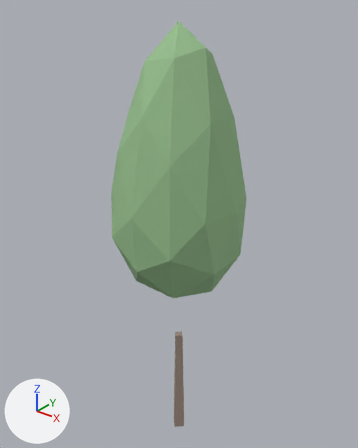
What one commit did to the glTF model web/public/models/tree-conifer-b-far.glb.
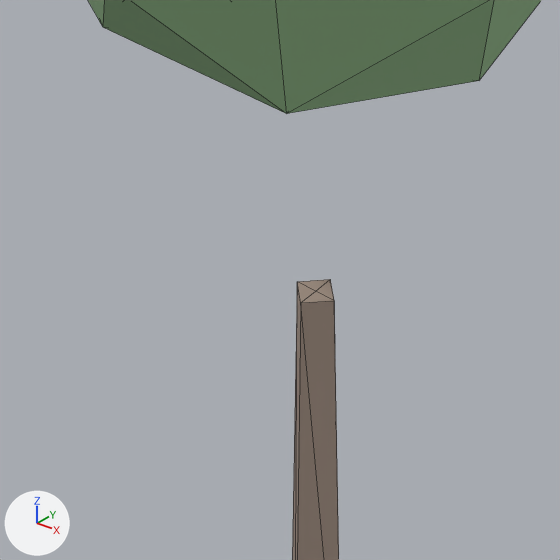
There are two pictures of each version: one whole from a 50 mm lens placed at (0.606, -0.758, 1.06), pointed at (-0.022, 0.027, 0.574), one close up on the part from 32% to 64% of the width and 62% to 87% of the height. Arrows for +X, +Y and +Z are at lower left; the lights stay in place. The first two pictures are the older version. The close-ups show mesh edges as thin lines. Vertices at exactly the same position are counted once.

Objects in the first close-up: 'tree-conifer-b-far'.
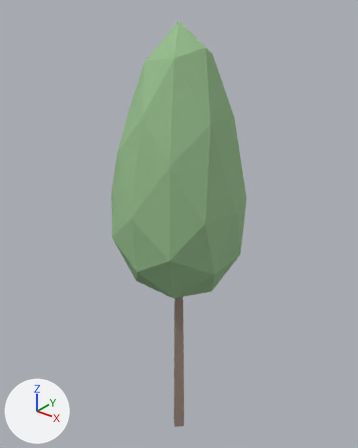
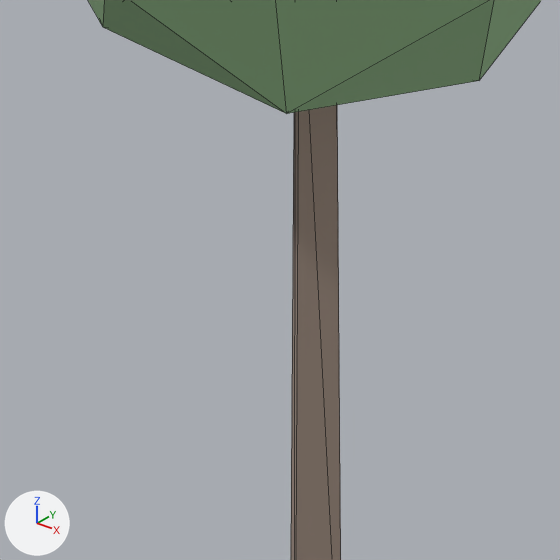
Where the change shows, as pixel boxes [x1, y1, x2, y2] in the close-ups (560 x 560 px; the box of a moved part takes in the faces that stretch with it):
part 1 of me_tree_conifer_b_far, moved or reshaped
    before: [292, 279, 339, 560]
    after: [291, 105, 341, 560]

Edits to the bpy script that builds the scene:
```text
Change me_tree_conifer_b_far:
    where me_tree_conifer_b_far.from_pydata(...)  # 52 vertices, 96 faces; spans x -0.143..0.145, y -0.147..0.145, z 0.0..1.0
    used by ob_tree_conifer_b_far; location = (0.0, 0.0, 0.0)
    before: 1 (0.001, -0.014, 0.297) at pixel (300, 302), 3 (0.013, -0.002, 0.297) at pixel (334, 300), 4 (0.001, -0.002, 0.297) at pixel (315, 291), 6 (-0.01, -0.002, 0.297) at pixel (297, 281), 8 (0.001, 0.009, 0.297) at pixel (330, 279)
    me_tree_conifer_b_far part 1
    add for i in [1, 3, 4, 6, 8]: me_tree_conifer_b_far.vertices[i].co += Vector((0.0, 0.0, 0.214))
```
